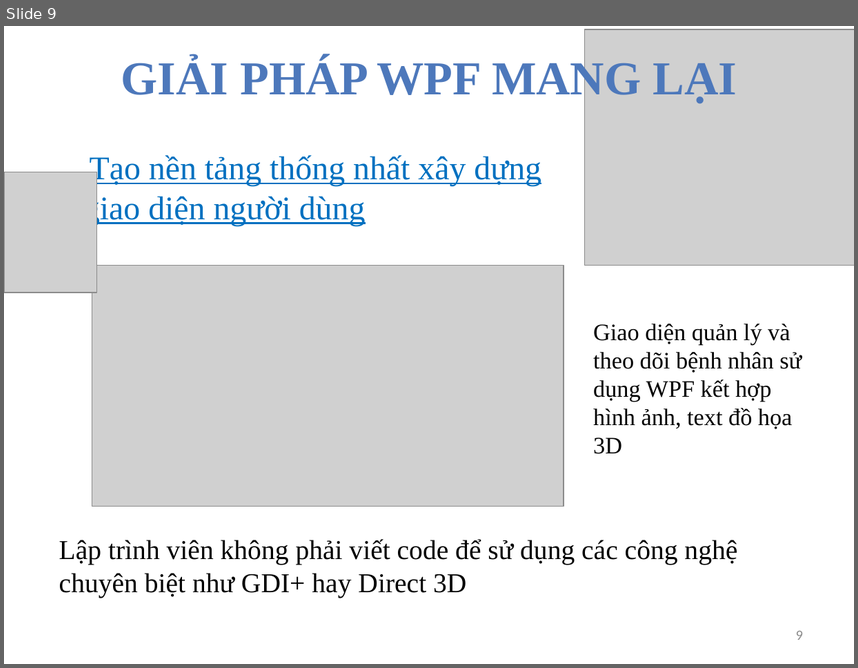
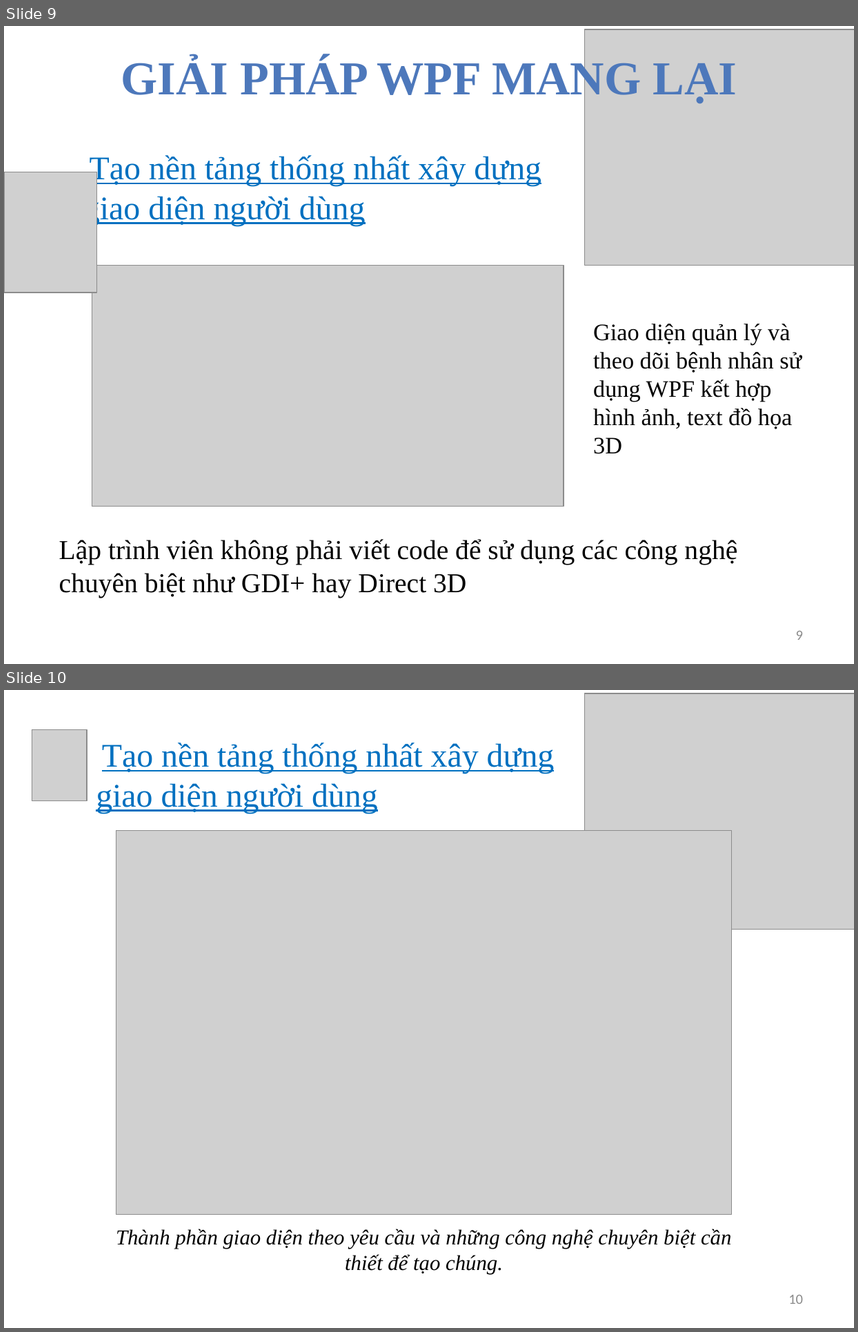
Before and after one commit to phandinhphivan/Phan-Dinh-Phi-Van, a slide deck: WPF.pptx. Shown one above the other, each under a label of ours: slide 9 before the commit, slides 9 and 10 after it. The pictures are 858x668 and 858x1332 pixels, drawn with LibreOffice and Linux fonts; fonts in the diff are those of the drawing; grey boxes stand for pictures. Boxes give left, top, right and bottom in pixels: in the first picture for what was removed or moved away, otherwise in the second. Text is boxed around its words. In the diff, an @@ line names an element or a change of style, - is before the commit and + after.

```diff
--- a/WPF.pptx
+++ b/WPF.pptx
@@ slide 10 added at [4, 690, 854, 1328], background #FFFFFF @@
@@ picture added at [584, 693, 854, 929] @@
@@ picture added at [32, 730, 87, 800] @@
@@ text added at [96, 742, 555, 814], 28 pt, text #0070C0, underline @@
+Tạo nền tảng thống nhất xây dựng giao diện người dùng
@@ picture added at [116, 830, 732, 1214] @@
@@ text added at [116, 1228, 731, 1274], 18 pt, text #000000, italic @@
+Thành phần giao diện theo yêu cầu và những công nghệ chuyên biệt cần thiết để tạo chúng.
@@ page number added at [789, 1294, 803, 1303], 12 pt, text #8C8C8C @@
+10
```
Also in this commit, not shown: 14 slides changed, 2 other slides added.
